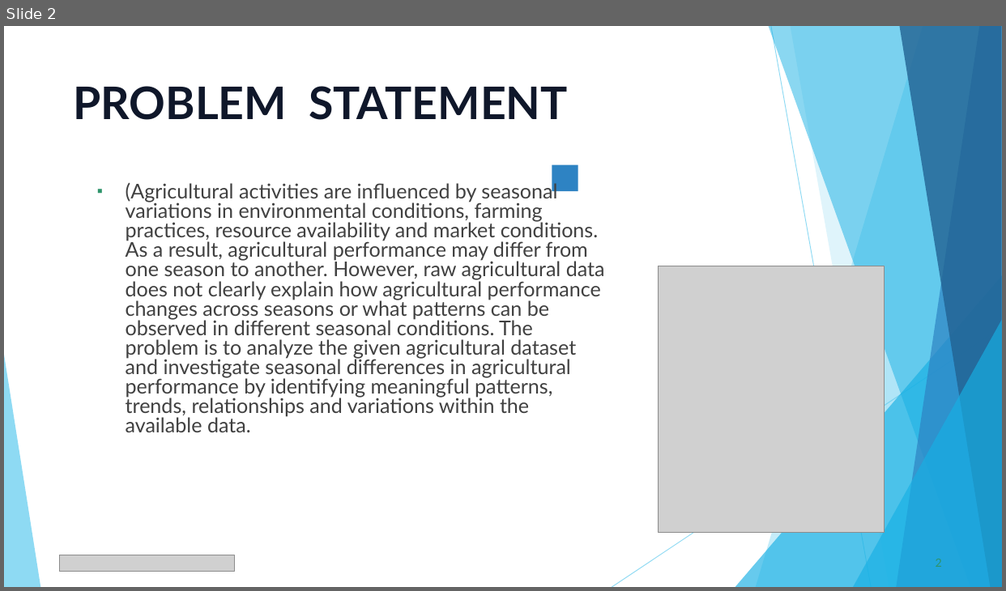
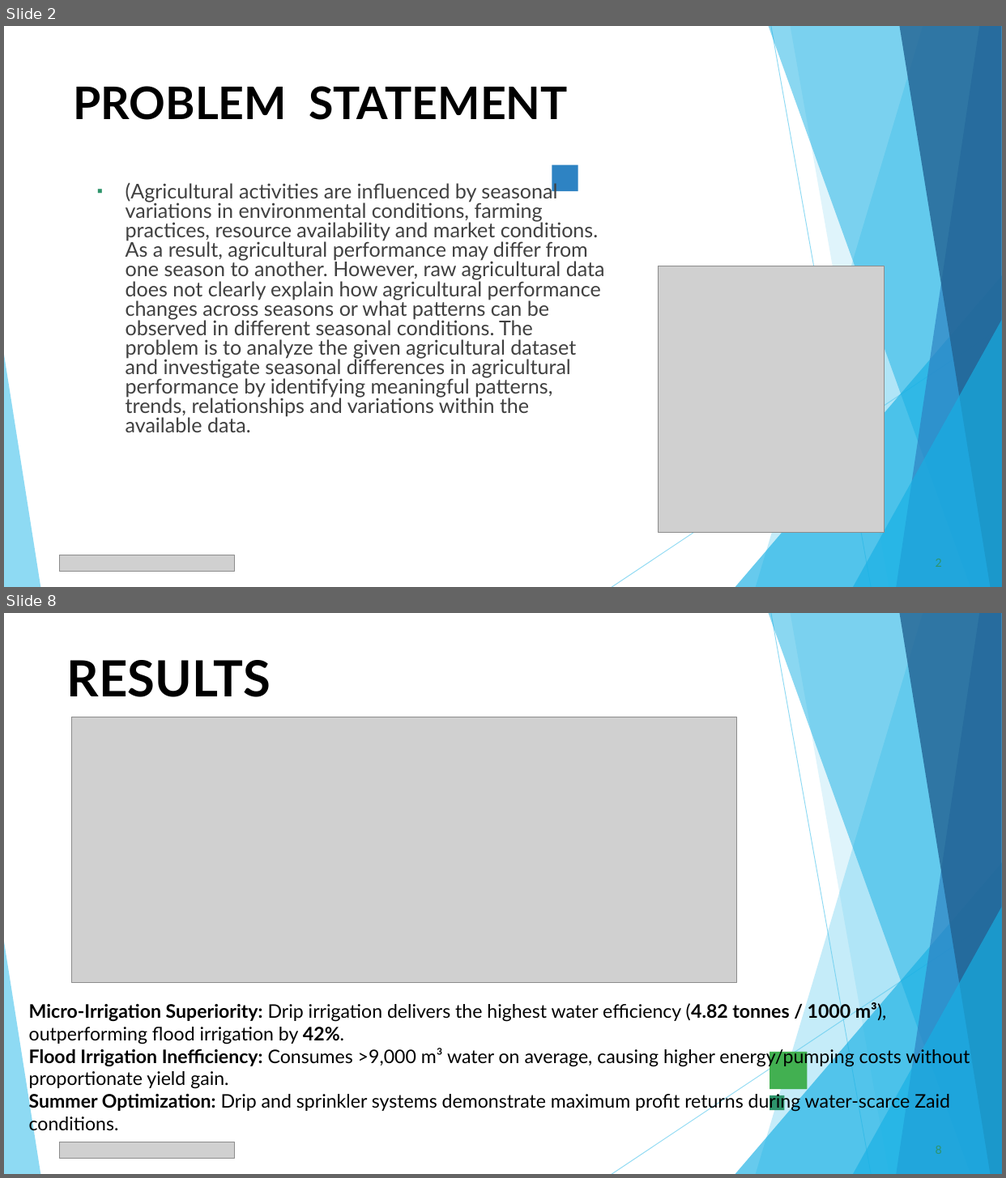
Before and after one commit to raghavparoli07-art/seasonal-agriculture-performance-analysis, a slide deck: presentation/Seasonal_Agriculture_Performance_Analysis.pptx. Shown one above the other, each under a label of ours: slide 2 before the commit, slides 2 and 8 after it; the slides between them are not shown. The pictures are 1006x591 and 1006x1178 pixels, drawn with LibreOffice and Linux fonts; fonts in the diff are those of the drawing; grey boxes stand for pictures. Boxes give left, top, right and bottom in pixels: in the first picture for what was removed or moved away, otherwise in the second. Text is boxed around its words. In the diff, an @@ line names an element or a change of style, - is before the commit and + after.

```diff
--- a/presentation/Seasonal_Agriculture_Performance_Analysis.pptx
+++ b/presentation/Seasonal_Agriculture_Performance_Analysis.pptx
@@ slide 8 added at [4, 613, 1002, 1174], background #FFFFFF; not listed: 11 template elements that a slide beside it also shows @@
@@ title added at [67, 660, 271, 697], 48 pt, text #000000, bold @@
+RESULTS
@@ picture added at [72, 717, 737, 982] @@
@@ text added at [29, 1002, 970, 1135], 18 pt, text #000000 @@
+Micro-Irrigation Superiority: Drip irrigation delivers the highest water efficiency (4.82 tonnes / 1000 m³), outperforming flood irrigation by 42%.
+Flood Irrigation Inefficiency: Consumes >9,000 m³ water on average, causing higher energy/pumping costs without proportionate yield gain.
+Summer Optimization: Drip and sprinkler systems demonstrate maximum profit returns during water-scarce Zaid conditions.
@@ rectangle added at [769, 1053, 808, 1090], fill #42B051 @@
@@ rectangle added at [769, 1096, 785, 1111], fill #2E946B @@
@@ picture added at [59, 1143, 235, 1159] @@
@@ slide 2 changed as well @@
@@ title "PROBLEM STATEMENT" at [73, 86, 568, 120]: text colour #0F172A to #000000 @@
```
Also in this commit, not shown: 10 other slides changed, 2 other slides added, 3 slides removed.
